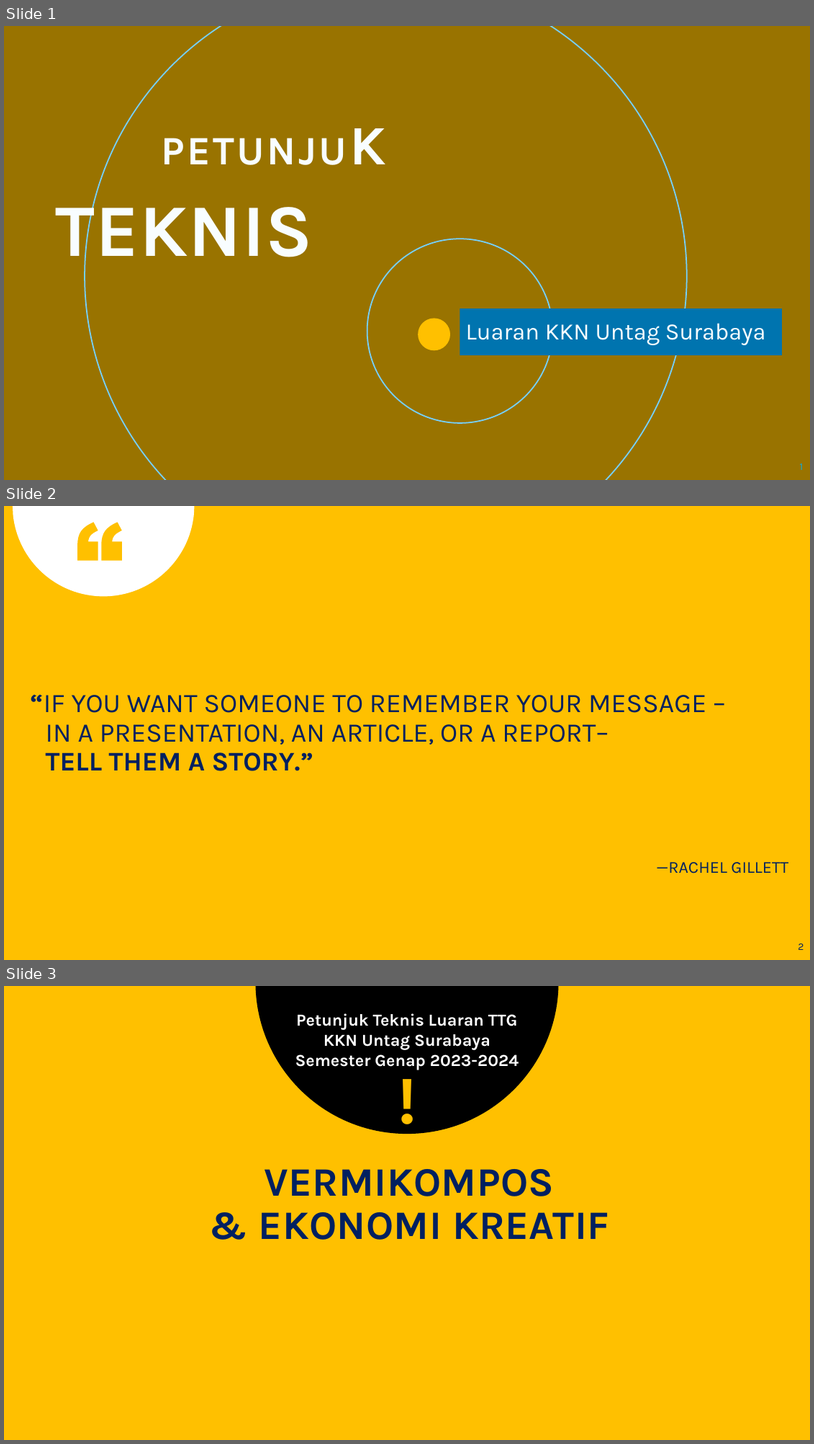
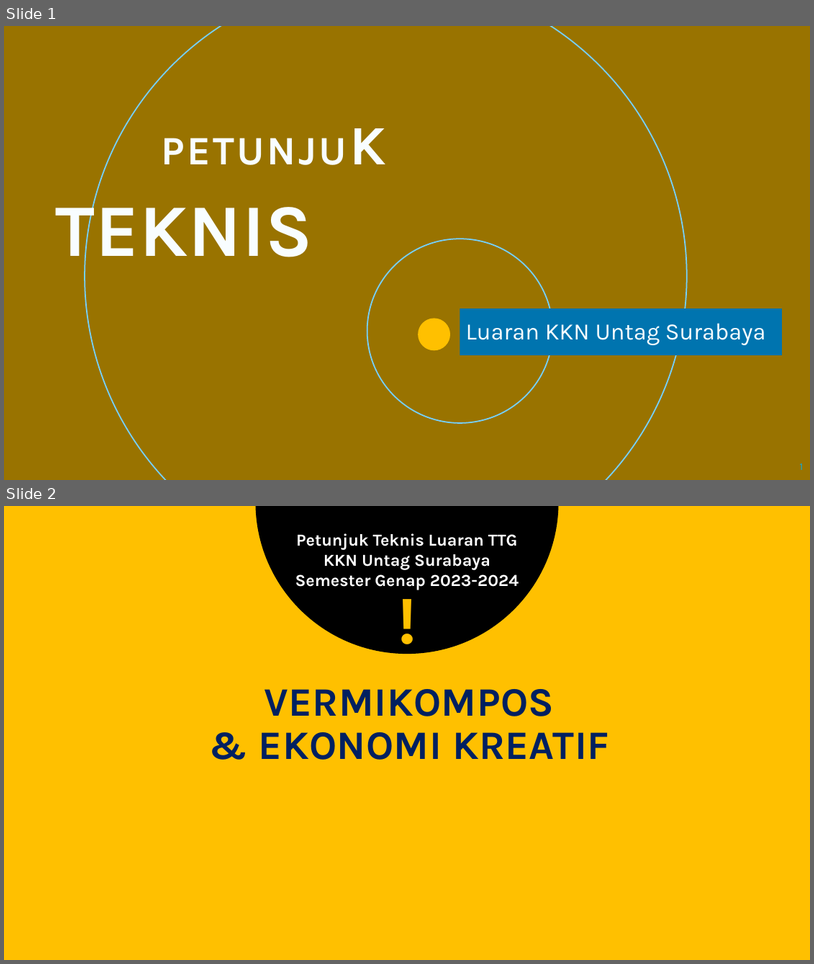
Before and after one commit to chariotofthesun/kkngenap2024, a slide deck: petunjuk teknis luaran kkn untag sby.pptx. Shown one above the other, each under a label of ours: slides 1, 2 and 3 before the commit, slides 1 and 2 after it. The pictures are 814x1444 and 814x964 pixels, drawn with LibreOffice and Linux fonts; fonts in the diff are those of the drawing; background and template pictures are left out. Boxes give left, top, right and bottom in pixels: in the first picture for what was removed or moved away, otherwise in the second. Text is boxed around its words. In the diff, an @@ line names an element or a change of style, - is before the commit and + after.

```diff
--- a/petunjuk teknis luaran kkn untag sby.pptx
+++ b/petunjuk teknis luaran kkn untag sby.pptx
@@ slide 2 removed at [4, 506, 810, 960], background #FFC000 @@
@@ freeform shape removed at [13, 506, 195, 596] @@
@@ freeform shape removed at [78, 523, 122, 561] @@
@@ text removed at [30, 695, 707, 771] @@
-“IF YOU WANT SOMEONE TO REMEMBER YOUR MESSAGE –
-IN A PRESENTATION, AN ARTICLE, OR A REPORT–
-  TELL THEM A STORY.”
@@ text removed at [656, 862, 789, 873] @@
-—RACHEL GILLETT
@@ page number removed at [798, 943, 804, 950] @@
-2
@@ what was slide 3 is now slide 2 @@
```
Also in this commit, not shown: 1 slide changed, 7 slides added.
